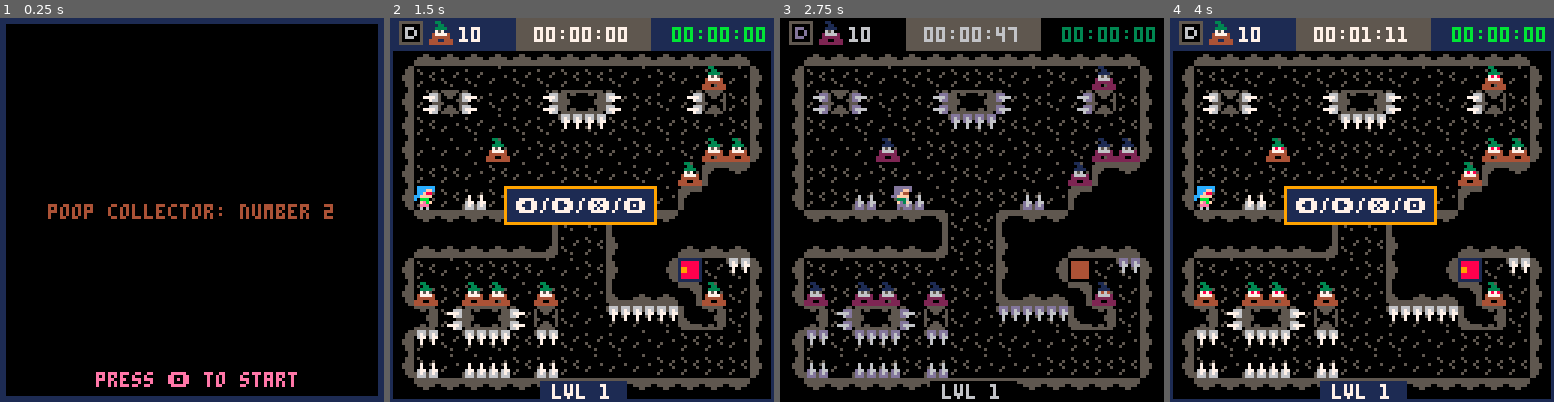
Above: before the commit, frames 1-4 (left to right).
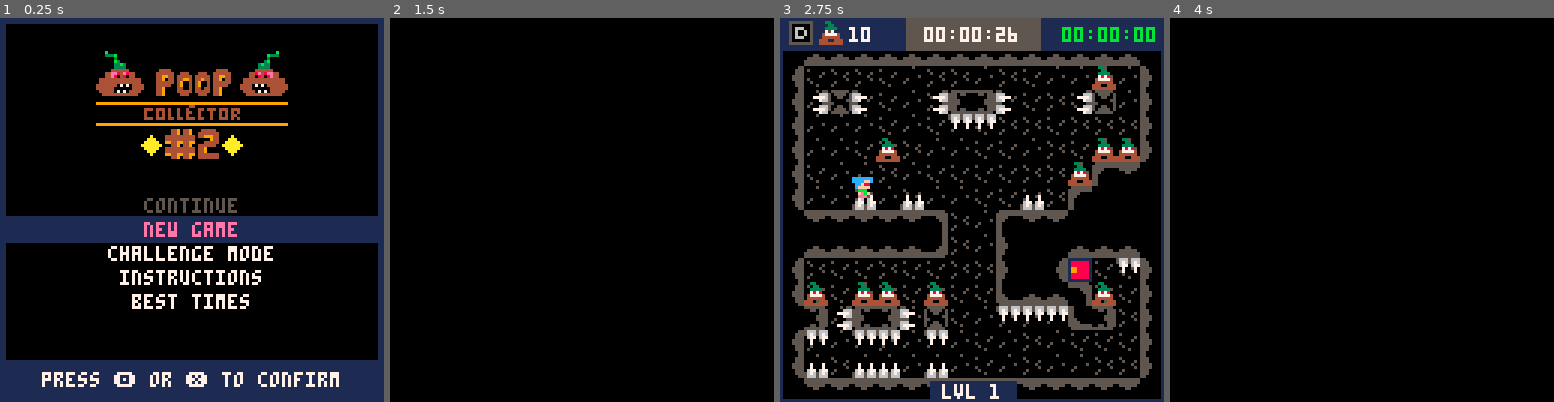
Above: after the commit, the same moments.

Repository: odinn1984/PICO8-Poop-Collector-2
Game: PICO-8 cartridge poop-collector-2.p8
Two runs of this game, one before a commit and one after it. Both use one fixed random seed, a clock stepped at 60 frames per second and the inputs below.
Inputs:
- Up to frame 1 (0.25 s): no input
- Up to frame 2 (1.5 s): tap X (X key) at 0.33, 1.07 s; tap O (Z key) at 0.7 s
- Up to frame 3 (2.75 s): hold Right 1.6-2.1 s; tap O (Z key) at 1.7, 2.1, 2.5 s; tap X (X key) at 1.85 s; hold Up 2.15-2.42 s; hold Right from 2.47 s (still down)
- Up to frame 4 (4 s): tap O (Z key) at 2.9, 3.3, 3.7 s; tap X (X key) at 2.97 s; release Right at 3.03 s; hold Left 3.08-3.58 s; hold Down 3.63-3.97 s

The runs differ from the first frame. In frame 1, 24% of the frame differs, in the area x 1-99%, y 8-99%; in frame 2, 39%; in frame 3, 20%; in frame 4, 39%, in the area x 0-100%, y 0-100%.

Commit message:
feat: final code changes and balance before release

Diff:
--- a/poop-collector-2.p8
+++ b/poop-collector-2.p8
@@ -14,6 +14,10 @@
 #include src/states/gloop.lua
 #include src/states/greset.lua
 #include src/states/gmenu.lua
+#include src/states/ginst.lua
+#include src/states/gover.lua
+#include src/states/gwin.lua
+#include src/states/ghscore.lua
 #include src/gstate.lua
 
 #include src/collision.lua
@@ -297,7 +301,7 @@
 
 
 __gff__
-0001010101000000000000000000000000010001010100000000000000000000000101010100000000000000008100810101010100000000000000000000008140404040404000000000000000000000000000000000000000000000000000000000000000000000000000000000000000000000000000000000000000000000
+0001010101000000000000000000000000010001010100000000000000000000000101010101010101000000008100810101010100000000000000000000008140404040404000000000000000000000000000000000000000000000000000000000000000000000000000000000000000000000000000000000000000000000
 0000000000000000000000000000000000000000000000000000000000000000000000000000000000000000000000000000000000000000000000000000000000000000000000000000000000000000000000000000000000000000000000000000000000000000000000000000000000000000000000000000000000000000
 __map__
 0000000000000000000000000000000000000000000000000000000000000000000000000000000000000000000000000000000000000000000000000000000000000000000000000000000000000000000000000000000000000000000000000000000000000000000000000000000000000000000000000000000000000000
--- a/src/const.lua
+++ b/src/const.lua
@@ -54,6 +54,7 @@
 CHAR_BUTTON_X = "❎"
 CHAR_BUTTON_LEFT = "⬅️"
 CHAR_BUTTON_RIGHT = "➡️"
+CHAR_TIME = "⧗"
 
 -- SFX
 SFX_JUMP = 0
@@ -64,3 +65,6 @@
 SFX_LEVEL_CLEAR = 5
 SFX_DASH = 6
 SFX_MOVE_PROMPT = 7
+SFX_MENU_OPT_SELECT = 8
+SFX_MENU_ERROR = 9
+SFX_MENU_ACCEPT = 10
--- a/src/gstate.lua
+++ b/src/gstate.lua
@@ -2,6 +2,9 @@
 STATE_GAME_LOOP = 1
 STATE_GAME_WIN = 2
 STATE_GAME_LEVEL_RESET = 4
+STATE_GAME_INSTRUCTIONS = 5
+STATE_GAME_OVER = 6
+STATE_GAME_HIGHSCORE = 7
 
 local currentState = STATE_MAIN_MENU
 
@@ -18,6 +21,9 @@
     then
         menuitem(MENU_ITEM_RESTART_IDX, "restart level", ResetCurrentLevel)
 	    menuitem(MENU_ITEM_MAINMENU_IDX, "restart game", ChangeStateMainMenu)
+    elseif currentState == STATE_GAME_OVER then
+        menuitem(MENU_ITEM_RESTART_IDX)
+	    menuitem(MENU_ITEM_MAINMENU_IDX, "restart game", ChangeStateMainMenu)
     else
         menuitem(MENU_ITEM_RESTART_IDX)
 	    menuitem(MENU_ITEM_MAINMENU_IDX)
@@ -30,8 +36,15 @@
     elseif currentState == STATE_GAME_LOOP then
         UpdateGameLoop()
     elseif currentState == STATE_GAME_WIN then
+        UpdateGameWin()
+    elseif currentState == STATE_GAME_OVER then
+        UpdateGameOver()
     elseif currentState == STATE_MAIN_MENU then
         UpdateMainMenu()
+    elseif currentState == STATE_GAME_INSTRUCTIONS then
+        UpdateGameInstructions()
+    elseif currentState == STATE_GAME_HIGHSCORE then
+        UpdateHighScores()
     end
 end
 
@@ -41,7 +54,14 @@
     elseif currentState == STATE_GAME_LOOP then
         DrawGameLoop()
     elseif currentState == STATE_GAME_WIN then
+        DrawGameWin()
+    elseif currentState == STATE_GAME_OVER then
+        DrawGameOver()
     elseif currentState == STATE_MAIN_MENU then
         DrawMainMenu()
+    elseif currentState == STATE_GAME_INSTRUCTIONS then
+        DrawGameInstructions()
+    elseif currentState == STATE_GAME_HIGHSCORE then
+        DrawHighScores()
     end
 end
--- a/src/hud.lua
+++ b/src/hud.lua
@@ -49,6 +49,10 @@
 end
 
 local function drawCurrentLevel()
+    if (GetCurrentLevelNumber() > FINAL_LEVEL) then
+        return;
+    end
+
     local offset = GetCurrentLevelPos()
     local lvlText = 'lvl ' .. GetCurrentLevelNumber()
     local lvlTextStartPosX = offset.x + 64 - (#lvlText * 2)
--- a/src/level.lua
+++ b/src/level.lua
@@ -1,7 +1,8 @@
 SPR_DOOR_CLOSED = 5
 SPR_DOOR_OPENED = 6
 
-MAX_LEVEL = 23
+MAX_LEVEL = 29
+FINAL_LEVEL = 24
 
 local currentLevel = 1
 local currentLevelKeyPosCells = { cx = 0, cy = 0 }
@@ -15,8 +16,8 @@
 local levelStartTimeSet = false
 local levelOrder = {
     1, 2, 3, 4, 5, 6, 7, 8,
-    9, 10, 11, 12, 13, 14, 15, 16,
-    17, 18, 22, 19, 20, 21, 23, 24,
+    9, 10, 11, 12, 14, 15, 16, 23,
+    17, 18, 22, 19, 20, 21, 24, 13,
     25, 26, 27, 28, 29, 30, 31, 32
 }
 
@@ -48,6 +49,8 @@
     local effectiveLevelNum = levelOrder[levelNum]
     local cxStart = ((effectiveLevelNum - 1) * 16) % 128
     local cyStart = (flr((effectiveLevelNum - 1) / 8) * 16) % 128
+
+    camera(cxStart * 8, cyStart * 8)
 
     currentLevelKeyPosCells = { cx = 0, cy = 0 }
     currentLevelPlayerPosCells = { cx = 0, cy = 0, dir= DIRECTION_NONE }
@@ -138,10 +141,10 @@
 function ChangeStateMainMenu()
     FadeOut()
 
-    SetCurrentLevel(1)
     camera(0, 0)
 
     Wait(RESET_WAIT_TIME)
+    UpdateInitialMenuSelection()
     SetGameState(STATE_MAIN_MENU)
 
     cls()
@@ -153,13 +156,18 @@
 end
 
 function NextLevel()
-    if currentLevel >= MAX_LEVEL then
+    if currentLevel > MAX_LEVEL then
         return
     end
 
     SetCurrentLevelBestTime()
 
     currentLevel = currentLevel + 1
+
+    if not Player:IsInChallengeMode() then
+        dset(DATA_LEVEL_REACHED_IDX, currentLevel)
+    end
+
     ResetCurrentLevel()
 end
 
--- a/src/main.lua
+++ b/src/main.lua
@@ -2,6 +2,7 @@
 
 function _init()
 	cartdata(APPID)
+	UpdateInitialMenuSelection()
 end
 
 function _update60()
--- a/src/player/player.lua
+++ b/src/player/player.lua
@@ -14,7 +14,7 @@
 
 Player = {}
 
-function Player:init(spawn, direction)
+function Player:init(spawn, direction, challengeMode)
     Player.attributes = {
         p = {
             x = spawn.celX * 8,
@@ -36,6 +36,7 @@
             y = 0
         },
 
+        challengeMode = challengeMode,
         maxSpeed = 1,
         jumpForce = 3,
         launchForce = -3.5,
@@ -442,18 +443,21 @@
 
 function Player:takeDamage()
     if
-        not self.attributes.invincible and
-        not self:isDead()
+        not self.attributes.invincible
     then
         sfx(SFX_TAKE_DAMAGE)
 
-        self:respawn()
-        SetGameState(STATE_GAME_LEVEL_RESET)
-    end
-end
-
-function Player:isDead()
-    return false
+        if self.attributes.challengeMode then
+            SetGameState(STATE_GAME_OVER)
+        else
+            self:respawn()
+            SetGameState(STATE_GAME_LEVEL_RESET)
+        end
+    end
+end
+
+function Player:IsInChallengeMode()
+    return self.attributes.challengeMode
 end
 
 function Player:setSpawnPoint(x, y, direction)
--- /dev/null
+++ b/src/states/ghscore.lua
@@ -0,0 +1,35 @@
+function UpdateHighScores()
+    if btnp(BUTTON_O) or btnp(BUTTON_X) then
+        sfx(SFX_MENU_ACCEPT)
+        SetGameState(STATE_MAIN_MENU)
+    end
+end
+
+local function drawBestTimesTable()
+    rect(42, 0, 43, 128, CLR_DARK_BLUE)
+    rect(84, 0, 85, 128, CLR_DARK_BLUE)
+
+    for i=0,31 do
+        local bestTime = dget(i) > 0 and GetFormattedTime(dget(i)) or "   " .. CHAR_TIME
+        local xPos = 6 + (42 * flr( i / 11))
+        local yPos = 6 + (10 * (i % 11))
+        local color = (i % 11) % 2 == 1 and CLR_DARK_GREY or CLR_BLACK
+
+        rectfill(xPos - 4, yPos - 2, xPos + 35, yPos + 6, color)
+        print(bestTime, xPos, yPos, CLR_WHITE)
+    end
+end
+
+function DrawHighScores()
+    cls()
+
+    rect(0, 0, 127, 127, CLR_DARK_BLUE)
+    rect(1, 1, 126, 126, CLR_DARK_BLUE)
+
+    drawBestTimesTable()
+
+    local prompt = "press " .. CHAR_BUTTON_O .. " or " .. CHAR_BUTTON_X .. " for menu"
+
+    rectfill(0, 114, 128, 128, CLR_DARK_BLUE)
+    print(prompt, 60 - (#prompt * 2), 118, CLR_WHITE)
+end
--- /dev/null
+++ b/src/states/ginst.lua
@@ -0,0 +1,35 @@
+function UpdateGameInstructions()
+    if btnp(BUTTON_O) or btnp(BUTTON_X) then
+        sfx(SFX_MENU_ACCEPT)
+        SetGameState(STATE_MAIN_MENU)
+    end
+end
+
+local function printControls()
+    local startY = 70
+
+    rectfill(2, startY - 2, 125, startY + 6, CLR_DARK_BLUE)
+
+    cursor(4, startY, CLR_WHITE)
+    print("controls")
+
+    cursor(40, startY + 14, CLR_LIGHT_GREY)
+    print(CHAR_BUTTON_LEFT .. " move left")
+    print(CHAR_BUTTON_RIGHT .. " move right")
+    print(CHAR_BUTTON_O .. " jump")
+    print(CHAR_BUTTON_X .. " dash")
+end
+
+function DrawGameInstructions()
+    cls()
+
+    rect(0, 0, 127, 127, CLR_DARK_BLUE)
+    rect(1, 1, 126, 126, CLR_DARK_BLUE)
+
+    printControls()
+
+    local prompt = "press " .. CHAR_BUTTON_O .. " or " .. CHAR_BUTTON_X .. " for menu"
+
+    rectfill(0, 114, 128, 128, CLR_DARK_BLUE)
+    print(prompt, 60 - (#prompt * 2), 118, CLR_WHITE)
+end
--- a/src/states/gloop.lua
+++ b/src/states/gloop.lua
@@ -15,7 +15,6 @@
     local levelPos = GetCurrentLevelPos()
     local levelCellDim = GetCurrentLevelDimentionCells()
 
-    camera(levelPos.x, levelPos.y)
     map(
         levelCellPos.cx,
         levelCellPos.cy,
--- a/src/states/gmenu.lua
+++ b/src/states/gmenu.lua
@@ -1,35 +1,142 @@
+SPR_GAME_TITLE = 72
+SPR_GAME_TITLE_POOP = 70
+
 local currentColorIdx = 0
 local promptColors = {8, 14, 9, 15, 9, 14}
 local colorChangeStart = time()
 local colorChangeInterval = 0.05
+local currentMenuItem = -1
+local menuItems = {
+    { title = "continue", active = false },
+    { title = "new game", active = true },
+    { title = "challenge mode", active = true },
+    { title = "instructions", active = true },
+    { title = "best times", active = true },
+}
+
+function UpdateInitialMenuSelection()
+    local savedLevelNum = dget(DATA_LEVEL_REACHED_IDX)
+
+    if currentMenuItem == -1 and savedLevelNum > 0 then
+        currentMenuItem = 0
+    elseif currentMenuItem == -1 then
+        currentMenuItem = 1
+    end
+end
+
+local function startGame(levelNum, resetLevelProgress, challengeMode)
+    sfx(SFX_MENU_ACCEPT)
+
+    SetGameState(STATE_GAME_LEVEL_RESET)
+    LoadLevel(levelNum)
+
+    if resetLevelProgress then
+        dset(DATA_LEVEL_REACHED_IDX, 0)
+    end
+
+    Player:init({
+        celX = GetCurrentLevelPlayerCellPos().cx,
+        celY = GetCurrentLevelPlayerCellPos().cy
+    }, GetCurrentLevelPlayerCellPos().dir, challengeMode)
+
+    ResetCurrentLevel()
+end
 
 function UpdateMainMenu()
-    if btnp(BUTTON_O) then
-        LoadLevel(STARTING_LEVEL_NUM)
+    local savedLevelNum = dget(DATA_LEVEL_REACHED_IDX)
 
-        Player:init({
-            celX = GetCurrentLevelPlayerCellPos().cx,
-            celY = GetCurrentLevelPlayerCellPos().cy
-        }, GetCurrentLevelPlayerCellPos().dir)
+    if savedLevelNum > 0 then
+        menuItems[1].active = true
+    end
 
-        SetGameState(STATE_GAME_LOOP)
+    if btnp(BUTTON_O) or btnp(BUTTON_X) then
+        if currentMenuItem == 0 then
+            if not menuItems[1].active then
+                sfx(SFX_MENU_ERROR)
+            else
+                startGame(savedLevelNum, false, false)
+            end
+        elseif currentMenuItem == 1 then
+            startGame(STARTING_LEVEL_NUM, true, false)
+        elseif currentMenuItem == 2 then
+            startGame(STARTING_LEVEL_NUM, false, true)
+        elseif currentMenuItem == 3 then
+            sfx(SFX_MENU_ACCEPT)
+            SetGameState(STATE_GAME_INSTRUCTIONS)
+        elseif currentMenuItem == 4 then
+            sfx(SFX_MENU_ACCEPT)
+            SetGameState(STATE_GAME_HIGHSCORE)
+        end
     end
 
     if time() - colorChangeStart >= colorChangeInterval then
         colorChangeStart = time()
         currentColorIdx = (currentColorIdx + 1) % #promptColors
     end
+
+    if btnp(BUTTON_DOWN) then
+        sfx(SFX_MENU_OPT_SELECT)
+        currentMenuItem = (currentMenuItem + 1) % (#menuItems)
+    elseif btnp(BUTTON_UP) then
+        sfx(SFX_MENU_OPT_SELECT)
+        currentMenuItem = (currentMenuItem - 1) % (#menuItems)
+    end
 end
 
 function DrawMainMenu()
     cls()
 
-    local prompt = "press " .. CHAR_BUTTON_O .. " to start"
-    local title = "poop collector: number 2"
-
     rect(0, 0, 127, 127, CLR_DARK_BLUE)
     rect(1, 1, 126, 126, CLR_DARK_BLUE)
 
-    print(title, 64 - (#title * 2), 62, CLR_BROWN)
-    print(prompt, 64 - (#prompt * 2), 118, promptColors[currentColorIdx + 1])
+    spr(
+        SPR_GAME_TITLE_POOP,
+        32,
+        10,
+        2,
+        2
+    )
+
+    spr(
+        SPR_GAME_TITLE_POOP,
+        80,
+        10,
+        2,
+        2,
+        true
+    )
+
+    spr(
+        SPR_GAME_TITLE,
+        32,
+        16,
+        8,
+        4
+    )
+
+
+    local menuOffset = 60
+    local menuSpacing = 8
+
+    rectfill(
+        0,
+        menuOffset + (currentMenuItem * menuSpacing) - 2,
+        128,
+        menuOffset + (currentMenuItem * menuSpacing) + menuSpacing - 2
+    )
+
+    for i=1,#menuItems do
+        local color = menuItems[i].active and CLR_WHITE or CLR_DARK_GREY
+
+        if currentMenuItem + 1 == i and menuItems[i].active then
+            color = promptColors[currentColorIdx + 1]
+        end
+
+        PrintCenter(menuItems[i].title, menuOffset + (menuSpacing * (i - 1)), color)
+    end
+
+    local prompt = "press " .. CHAR_BUTTON_O .. " or " .. CHAR_BUTTON_X .. " to confirm"
+
+    rectfill(0, 114, 128, 128, CLR_DARK_BLUE)
+    print(prompt, 60 - (#prompt * 2), 118, CLR_WHITE)
 end
--- /dev/null
+++ b/src/states/gover.lua
@@ -0,0 +1,7 @@
+function UpdateGameOver()
+end
+
+function DrawGameOver()
+    cls()
+    print("game over!", CLR_WHITE)
+end
--- /dev/null
+++ b/src/states/gwin.lua
@@ -0,0 +1,7 @@
+function UpdateGameWin()
+end
+
+function DrawGameWin()
+    cls()
+    print("you win!", CLR_WHITE)
+end
--- a/src/utils/misc.lua
+++ b/src/utils/misc.lua
@@ -33,3 +33,7 @@
 
 	return -1
 end
+
+function PrintCenter(text, yPos, color)
+    print(text, 64 - (#text * 2), yPos, color)
+end
Not shown, changed: 78 lines of the sprite sheet (__gfx__) section of poop-collector-2.p8
Not shown, changed: the sound effects (__sfx__) section of poop-collector-2.p8
